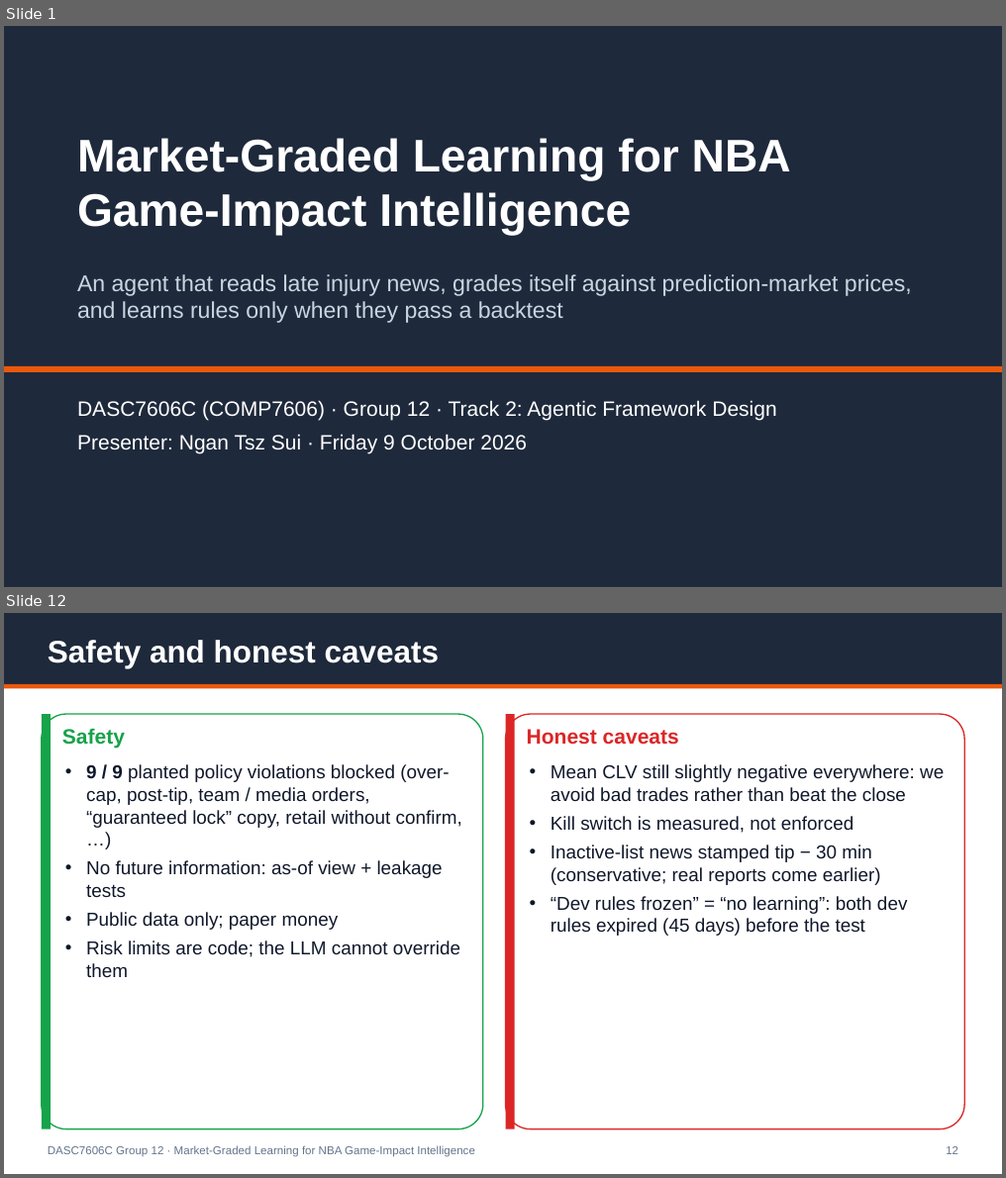
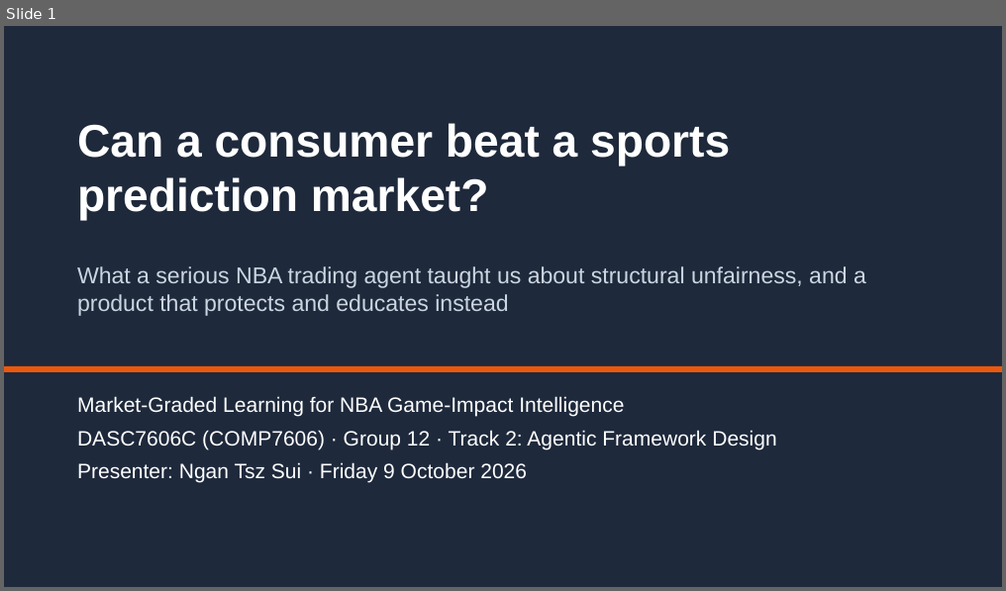
Before and after one commit to Michaelyzr/nba-agent, a slide deck: presentation/nba_agent_deck.pptx. Shown one above the other, each under a label of ours: slides 1 and 12 before the commit, slide 1 after it; the slides between them are not shown. The pictures are 1006x1178 and 1006x591 pixels, drawn with LibreOffice and Linux fonts; fonts in the diff are those of the drawing. Boxes give left, top, right and bottom in pixels: in the first picture for what was removed or moved away, otherwise in the second. Text is boxed around its words. In the diff, an @@ line names an element or a change of style, - is before the commit and + after.

```diff
--- a/presentation/nba_agent_deck.pptx
+++ b/presentation/nba_agent_deck.pptx
@@ slide 12 removed at [4, 613, 1002, 1174], background #FFFFFF @@
@@ rectangle removed at [4, 613, 1002, 684] @@
@@ text removed at [48, 640, 440, 668] @@
-Safety and honest caveats
@@ rectangle removed at [4, 684, 1002, 688] @@
@@ rounded rectangle removed at [42, 714, 483, 1130] @@
@@ rectangle removed at [42, 714, 51, 1130] @@
@@ text removed at [62, 728, 125, 748] @@
-Safety
@@ rounded rectangle removed at [506, 714, 964, 1130] @@
@@ rectangle removed at [506, 714, 515, 1130] @@
@@ text removed at [527, 729, 679, 745] @@
-Honest caveats
@@ text removed at [86, 764, 462, 977] @@
-• 9 / 9 planted policy violations blocked (over-cap, post-tip, team / media orders, “guaranteed lock” copy, retail without confirm, …)
-• No future information: as-of view + leakage tests
-• Public data only; paper money
-• Risk limits are code; the LLM cannot override them
@@ text removed at [550, 764, 944, 936] @@
-• Mean CLV still slightly negative everywhere: we avoid bad trades rather than beat the close
-• Kill switch is measured, not enforced
-• Inactive-list news stamped tip − 30 min (conservative; real reports come earlier)
-• “Dev rules frozen” = “no learning”: both dev rules expired (45 days) before the test
@@ text removed at [48, 1146, 475, 1157] @@
-DASC7606C Group 12 · Market-Graded Learning for NBA Game-Impact Intelligence
@@ text removed at [945, 1147, 958, 1155] @@
-12
@@ slide 1 changed as well @@
@@ text at [77, 123, 730, 221]: text changed @@
-Market-Graded Learning for NBA Game-Impact Intelligence
+Can a consumer beat a sports prediction market?
@@ text at [77, 267, 866, 316]: text changed @@
-An agent that reads late injury news, grades itself against prediction-market prices, and learns rules only when they pass a backtest
+What a serious NBA trading agent taught us about structural unfairness, and a product that protects and educates instead
@@ text at [77, 396, 624, 417]: paragraph added @@
+Market-Graded Learning for NBA Game-Impact Intelligence
```
Also in this commit, not shown: 6 other slides changed, 8 slides added, 7 other slides removed, 19 other files.
